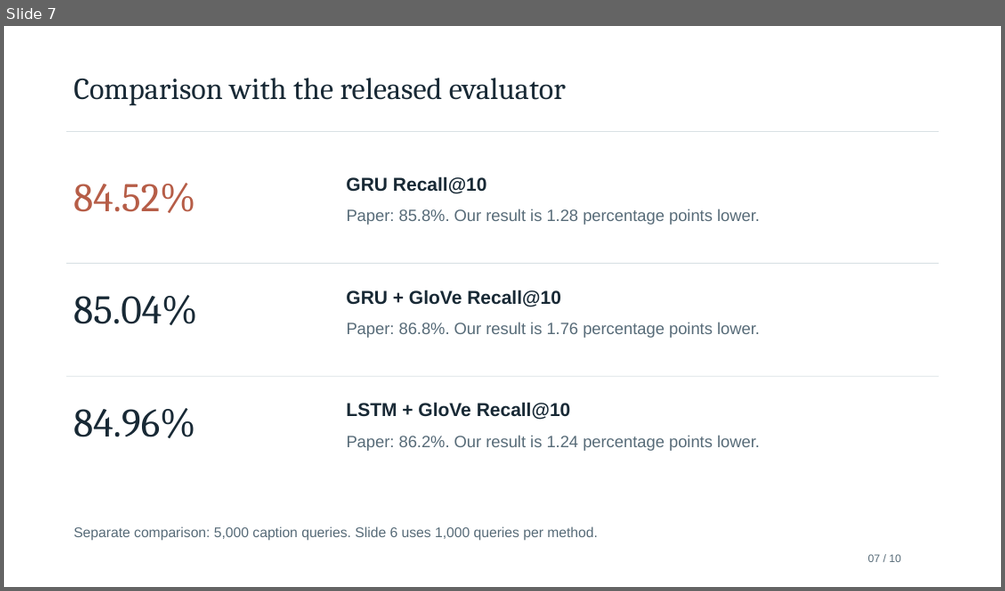
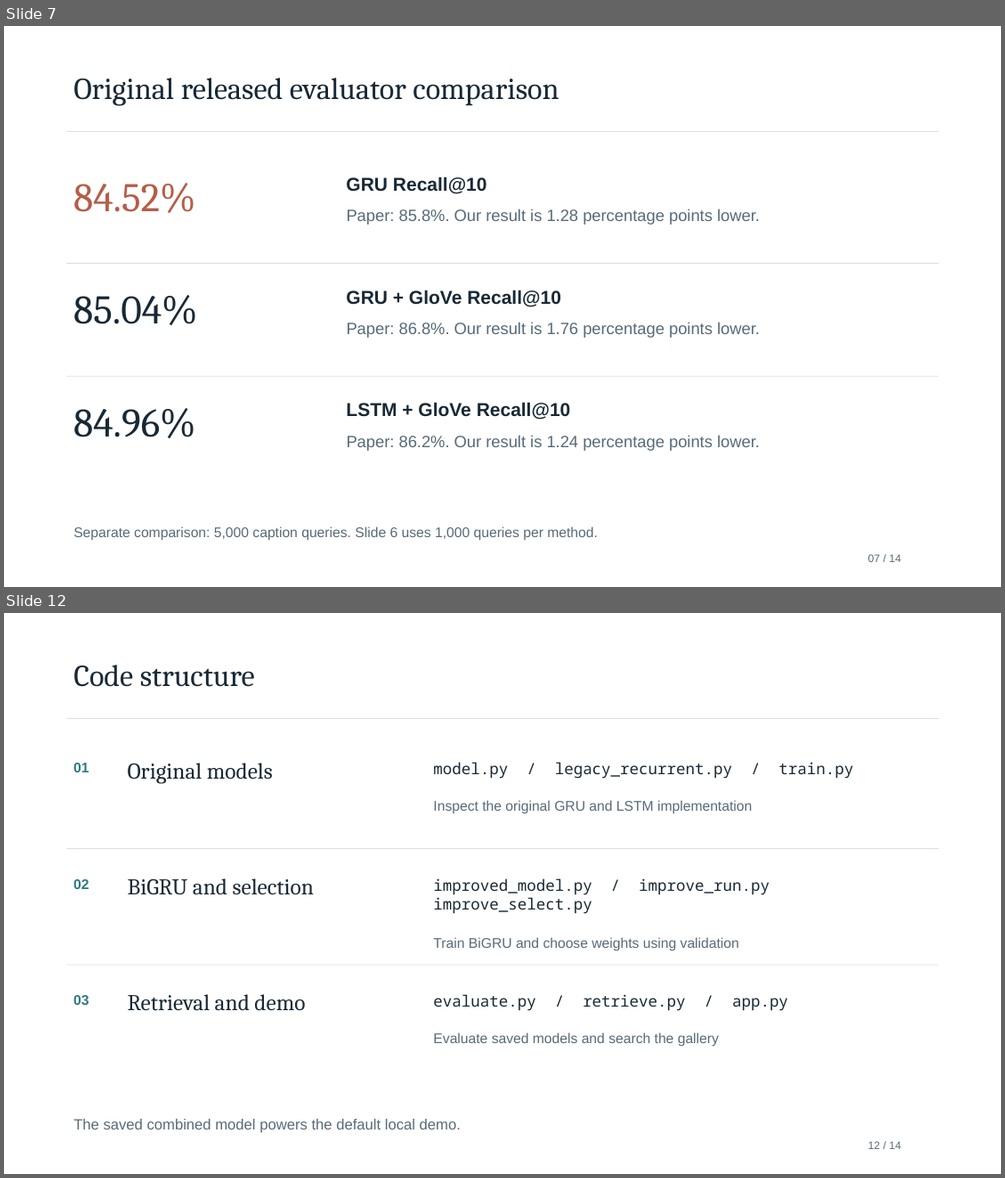
Before and after one commit to kishansaaai/ML_PROJECT, a slide deck: ML_PROJECT_review.pptx. Shown one above the other, each under a label of ours: slide 7 before the commit, slides 7 and 12 after it; the slides between them are not shown. The pictures are 1005x591 and 1005x1178 pixels, drawn with LibreOffice and Linux fonts; fonts in the diff are those of the drawing. Boxes give left, top, right and bottom in pixels: in the first picture for what was removed or moved away, otherwise in the second. Text is boxed around its words. In the diff, an @@ line names an element or a change of style, - is before the commit and + after.

Commit message:
Add validated retrieval improvement and update final presentation and write up

```diff
--- a/ML_PROJECT_review.pptx
+++ b/ML_PROJECT_review.pptx
@@ slide 12 added at (4,613,1001,1174), background #FFFFFF @@
@@ text added at (73,665,255,687), 29.2 pt, text #182935 @@
+Code structure
@@ rectangle added at (66,718,938,719), fill #D9E1E4 @@
@@ text added at (73,763,89,772), 13.5 pt, text #317982, bold @@
+01
@@ text added at (128,763,273,783), 21.8 pt, text #182935 @@
+Original models
@@ text added at (433,762,853,779), 15 pt, text #182935 @@
+model.py / legacy_recurrent.py / train.py
@@ text added at (433,800,752,814), 13.5 pt, text #576B78 @@
+Inspect the original GRU and LSTM implementation
@@ rectangle added at (66,849,938,850), fill #D9E1E4 @@
@@ text added at (73,879,89,889), 13.5 pt, text #317982, bold @@
+02
@@ text added at (128,878,314,895), 21.8 pt, text #182935 @@
+BiGRU and selection
@@ text added at (433,878,769,914), 15 pt, text #182935 @@
+improved_model.py / improve_run.py
+improve_select.py
@@ text added at (433,937,739,951), 13.5 pt, text #576B78 @@
+Train BiGRU and choose weights using validation
@@ rectangle added at (66,965,938,965), fill #D9E1E4 @@
@@ text added at (73,995,89,1005), 13.5 pt, text #317982, bold @@
+03
@@ text added at (128,994,305,1011), 21.8 pt, text #182935 @@
+Retrieval and demo
@@ text added at (433,994,788,1011), 15 pt, text #182935 @@
+evaluate.py / retrieve.py / app.py
@@ text added at (433,1032,719,1046), 13.5 pt, text #576B78 @@
+Evaluate saved models and search the gallery
@@ text added at (73,1119,461,1133), 14.2 pt, text #576B78 @@
+The saved combined model powers the default local demo.
@@ text added at (868,1141,901,1149), 10.5 pt, text #576B78 @@
+12 / 14
@@ slide 7 changed as well @@
@@ text at (73,78,558,105): text changed @@
-Comparison with the released evaluator
+Original released evaluator comparison
@@ text at (868,554,901,562): text changed @@
-07 / 10
+07 / 14
```
Also in this commit, not shown: 7 other slides changed, 5 other slides added, 2 slides removed, 13 other files.
